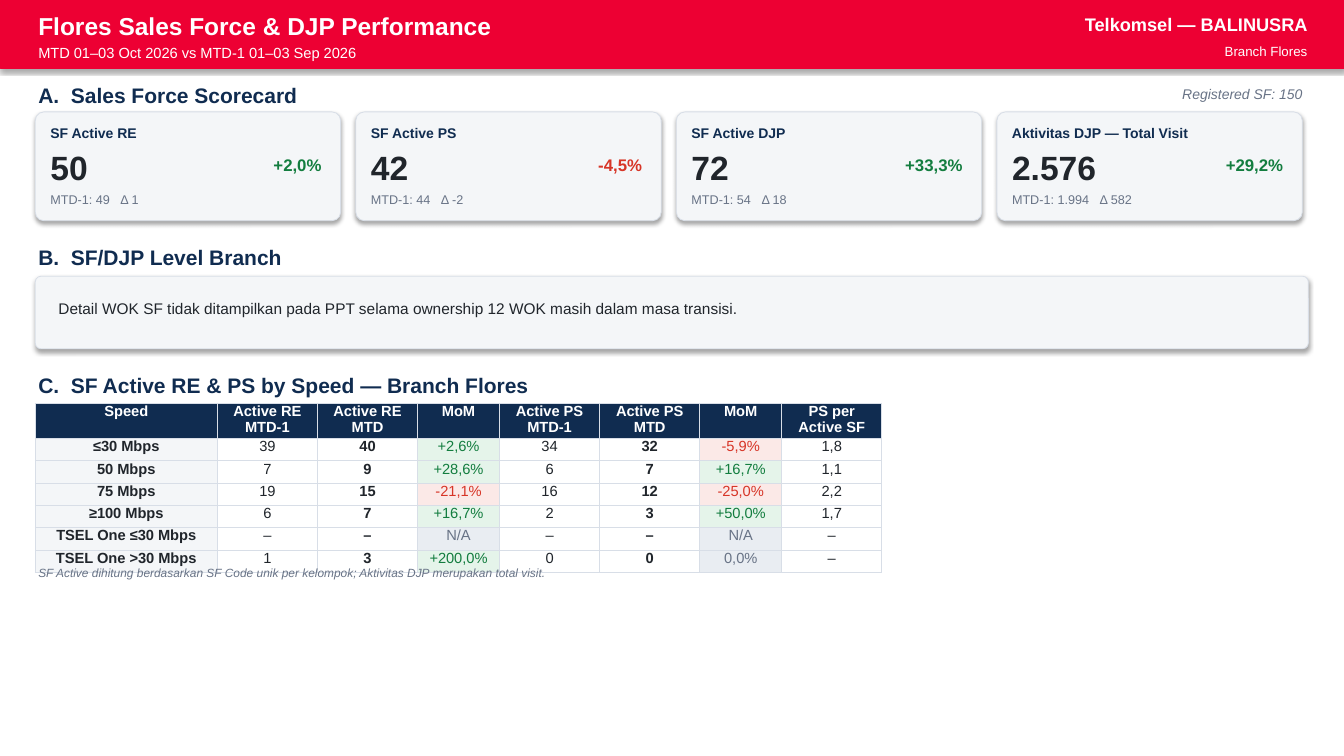
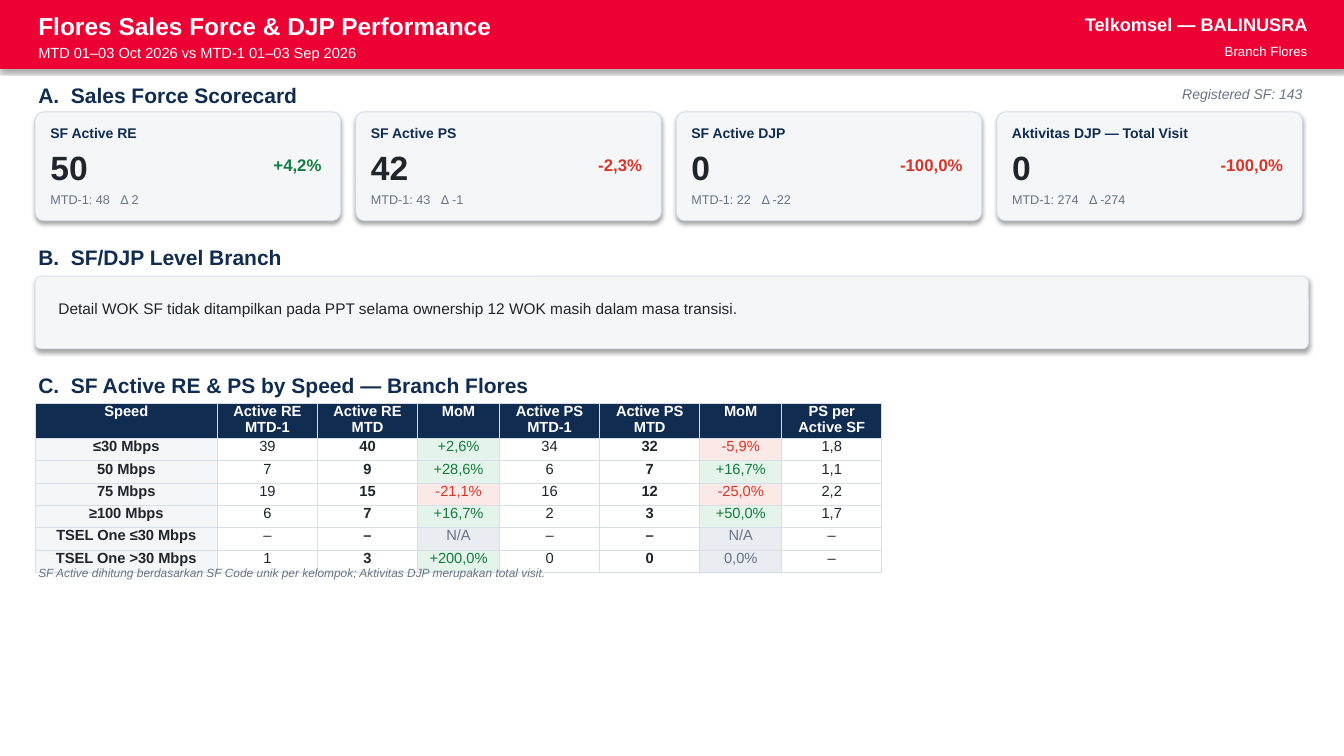
Before and after one commit to linktreehhbalnus-eng/wow_balnus, a slide deck: slide 2 of beta_12wok/reports/BRANCH_FLORES_PERFORMANCE_SUMMARY_20261003_INARA.pptx. Drawn at 1344x756 pixels with LibreOffice and Linux fonts; fonts in the diff are those of the drawing. Boxes give left, top, right and bottom in pixels: in the first picture for what was removed or moved away, otherwise in the second. Text is boxed around its words. In the diff, an @@ line names an element or a change of style, - is before the commit and + after.

```diff
--- a/beta_12wok/reports/BRANCH_FLORES_PERFORMANCE_SUMMARY_20261003_INARA.pptx
+++ b/beta_12wok/reports/BRANCH_FLORES_PERFORMANCE_SUMMARY_20261003_INARA.pptx
@@ text at bbox=[1182, 89, 1302, 102]: text changed @@
-Registered SF: 150
+Registered SF: 143
@@ text at bbox=[273, 159, 321, 174]: text changed @@
-+2,0%
++4,2%
@@ text at bbox=[598, 159, 642, 174]: text changed @@
--4,5%
+-2,3%
@@ text at bbox=[691, 156, 710, 181]: text changed @@
-72
+0
@@ text at bbox=[900, 159, 962, 174]: text changed; text colour #137D3F to #D73527 @@
-+33,3%
+-100,0%
@@ text at bbox=[1012, 156, 1031, 181]: text changed @@
-2.576
+0
@@ text at bbox=[1221, 159, 1283, 174]: text changed; text colour #137D3F to #D73527 @@
-+29,2%
+-100,0%
@@ text at bbox=[50, 195, 139, 204]: text changed @@
-MTD-1: 49 Δ 1
+MTD-1: 48 Δ 2
@@ text at bbox=[371, 195, 463, 204]: text changed @@
-MTD-1: 44 Δ -2
+MTD-1: 43 Δ -1
@@ text at bbox=[691, 195, 791, 204]: text changed @@
-MTD-1: 54 Δ 18
+MTD-1: 22 Δ -22
@@ text at bbox=[1012, 195, 1125, 204]: text changed @@
-MTD-1: 1.994 Δ 582
+MTD-1: 274 Δ -274
```
Also in this commit, not shown: 5 other slides changed, 12 other files.
